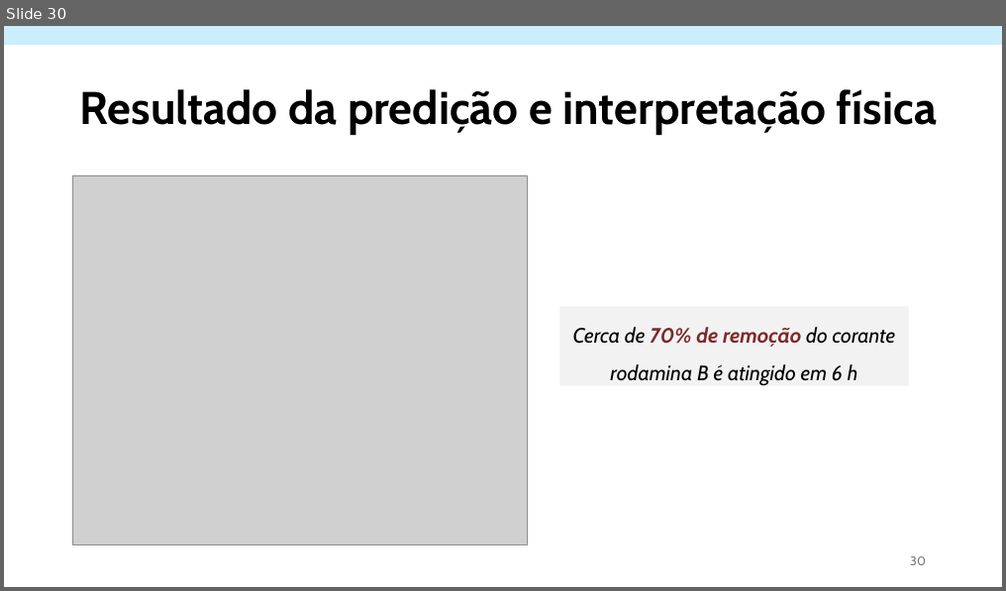
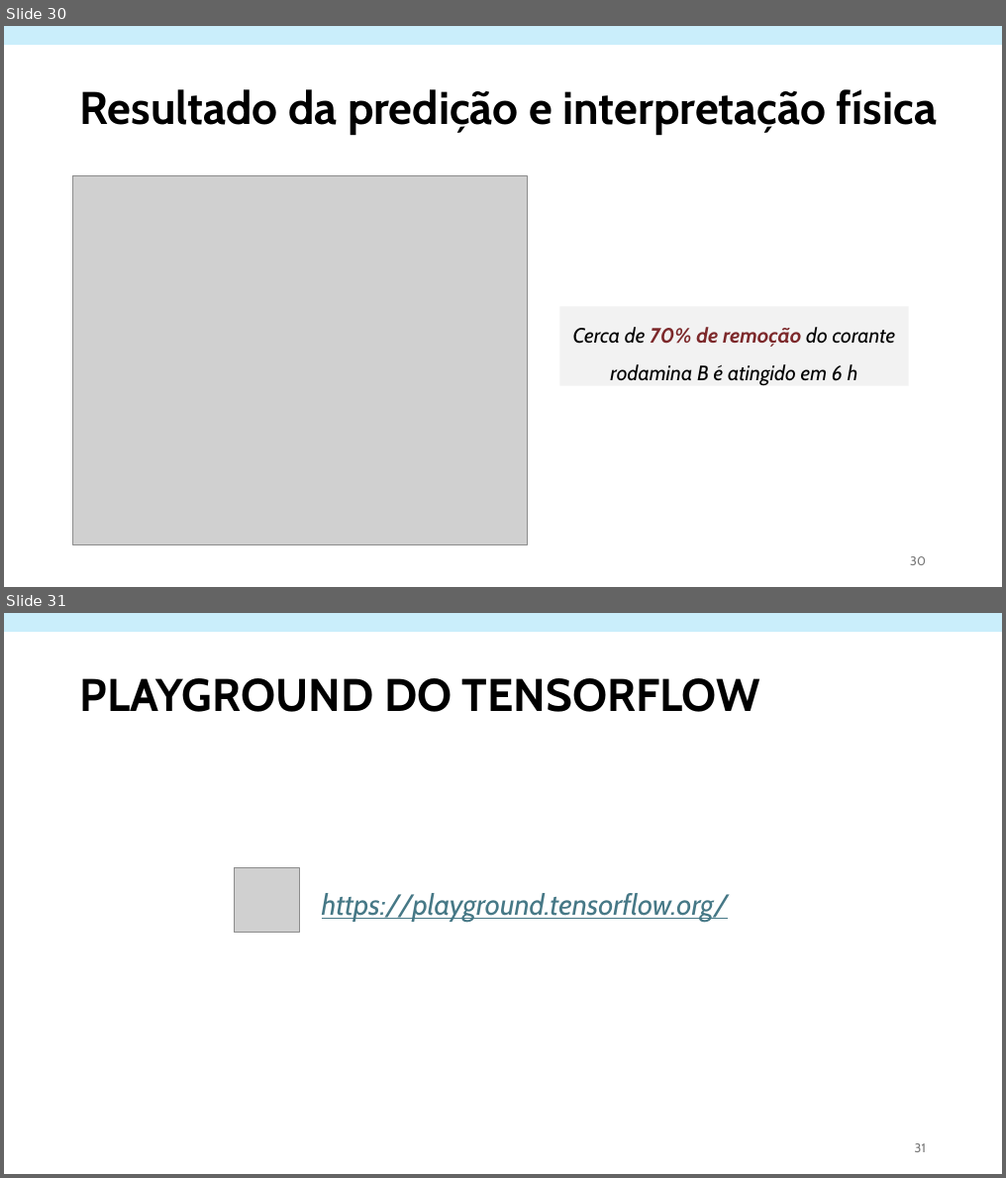
Before and after one commit to OviedoVR/ML_especializacao, a slide deck: assets/MachineLearning_RedesNeurais.pptx. Shown one above the other, each under a label of ours: slide 30 before the commit, slides 30 and 31 after it. The pictures are 1006x591 and 1006x1178 pixels, drawn with LibreOffice and Linux fonts; fonts in the diff are those of the drawing; grey boxes stand for pictures; background and template pictures are left out. Boxes give left, top, right and bottom in pixels: in the first picture for what was removed or moved away, otherwise in the second. Text is boxed around its words. In the diff, an @@ line names an element or a change of style, - is before the commit and + after.

```diff
--- a/assets/MachineLearning_RedesNeurais.pptx
+++ b/assets/MachineLearning_RedesNeurais.pptx
@@ slide 31 added at (x1=4, y1=613, x2=1002, y2=1174), background #FFFFFF @@
@@ rectangle added at (x1=4, y1=613, x2=1002, y2=632), fill #CAEEFB @@
@@ title added at (x1=80, y1=678, x2=760, y2=712), 44 pt, text #000000, bold @@
+PLAYGROUND DO TENSORFLOW
@@ picture added at (x1=234, y1=867, x2=299, y2=933) @@
@@ text added at (x1=322, y1=893, x2=729, y2=922), 28 pt, text #467886, italic, underline @@
+https://playground.tensorflow.org/
@@ page number added at (x1=915, y1=1144, x2=926, y2=1153), 12 pt, text #797979 @@
+31
```
Also in this commit, not shown: 1 other file.
